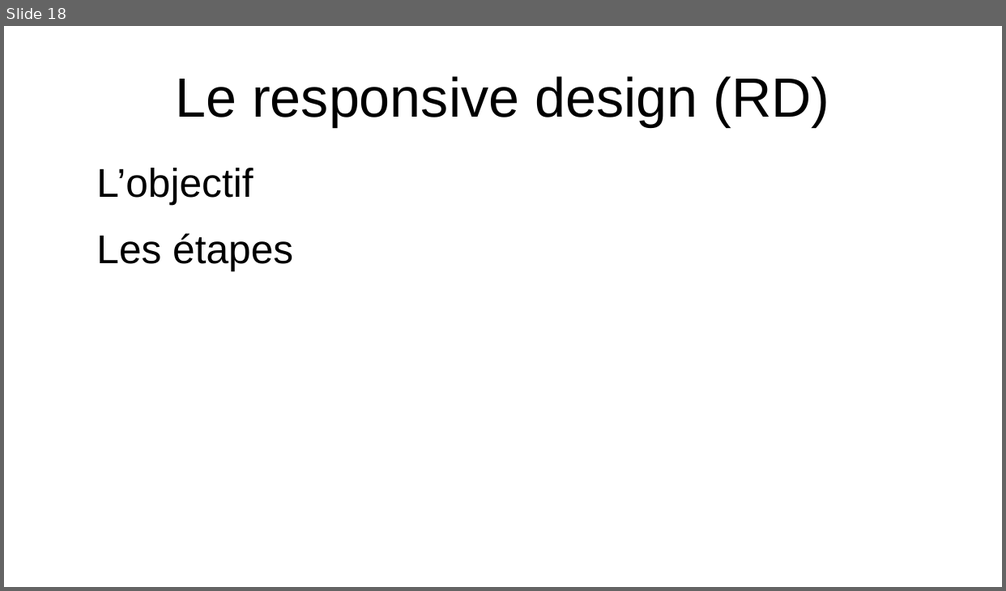
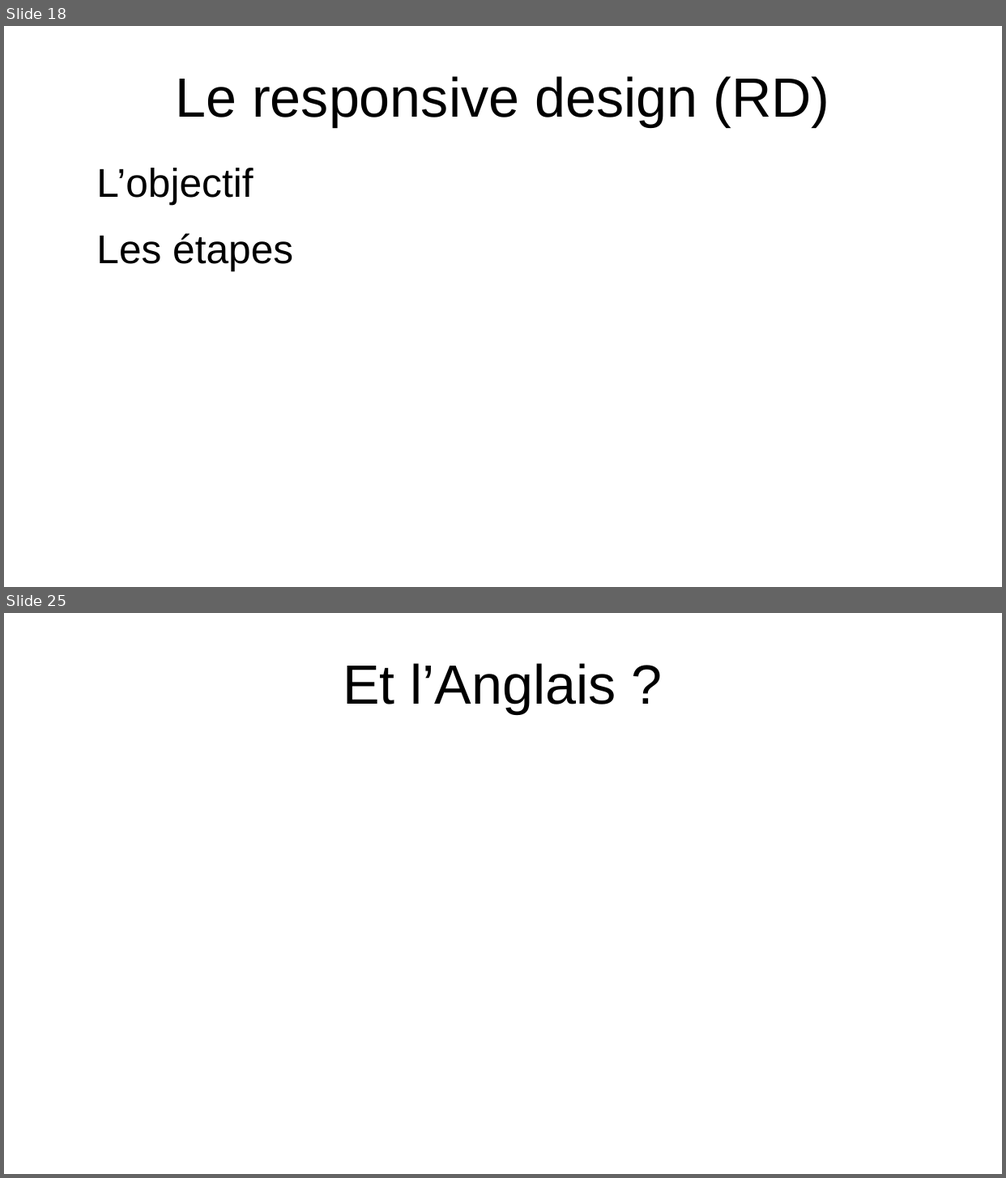
Before and after one commit to FreakyFennec/Les-Evenements, a slide deck: Dossier synthèse et professionnel/powerpoint-DS-AHJ.odp. Shown one above the other, each under a label of ours: slide 18 before the commit, slides 18 and 25 after it; the slides between them are not shown. The pictures are 1006x591 and 1006x1178 pixels, drawn with LibreOffice and Linux fonts; fonts in the diff are those of the drawing. Boxes give left, top, right and bottom in pixels: in the first picture for what was removed or moved away, otherwise in the second. Text is boxed around its words. In the diff, an @@ line names an element or a change of style, - is before the commit and + after.

```diff
--- a/Dossier synthèse et professionnel/powerpoint-DS-AHJ.odp
+++ b/Dossier synthèse et professionnel/powerpoint-DS-AHJ.odp
@@ slide 25 added at [4,613,1002,1174], background #FFFFFF @@
@@ title added at [343,663,616,714], 44 pt, text #000000 @@
+Et l’Anglais ?
```
Also in this commit, not shown: 1 slide changed, 5 other slides added, 1 other file.
